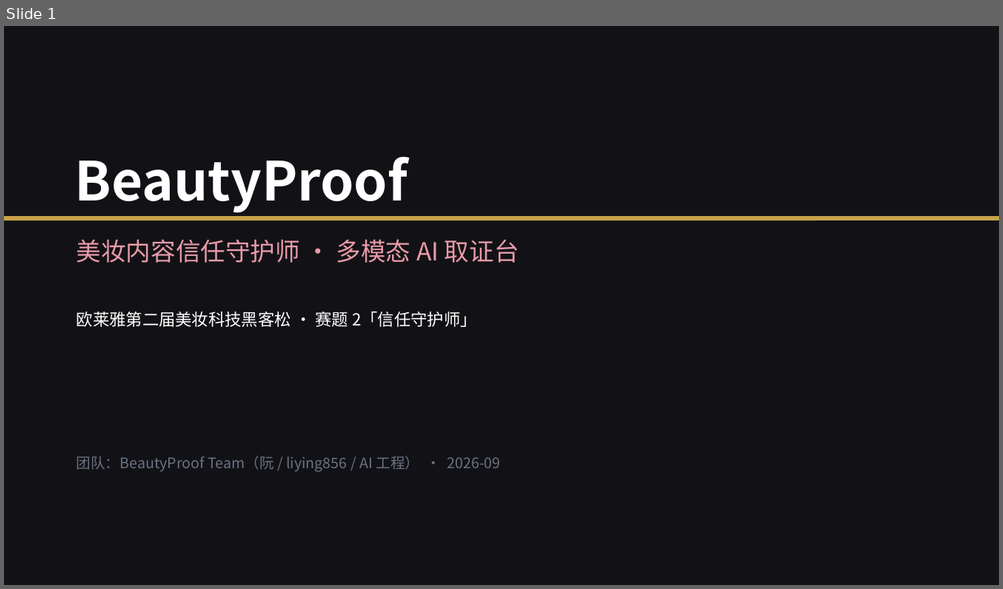
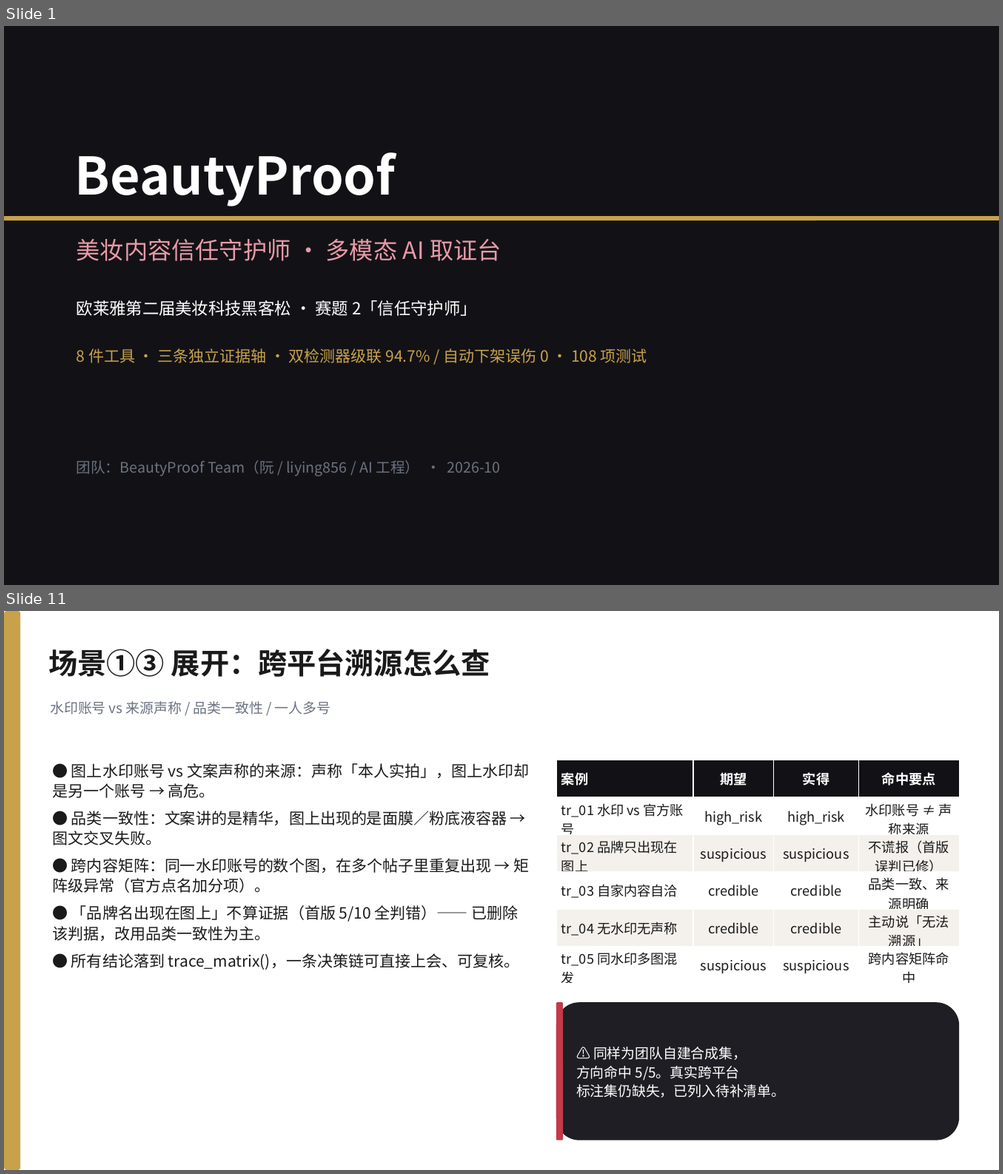
Before and after one commit to 566614/loreal-hackathon-beautyproof, a slide deck: docs/BeautyProof_答辩PPT.pptx. Shown one above the other, each under a label of ours: slide 1 before the commit, slides 1 and 11 after it; the slides between them are not shown. The pictures are 1003x589 and 1003x1174 pixels, drawn with LibreOffice and Linux fonts; fonts in the diff are those of the drawing. Boxes give left, top, right and bottom in pixels: in the first picture for what was removed or moved away, otherwise in the second. Text is boxed around its words. In the diff, an @@ line names an element or a change of style, - is before the commit and + after.

Commit message:
冲一档收尾：20页PPT重做 + 10屏录屏页 + 5商业数字查证 + 测试包格式齐整
演示材料（初赛三交付物之两）：
- demo/video_walkthrough.html 重做为 10 屏，主线从「八工具平铺」改为
  「三轴互补 → 双检测器级联 → 工具消融实证」，屏内动画完成即自动步进
- docs/演示视频脚本_v2.md：2分20秒旁白稿，附 5+5 评审埋点对照与录制贴士
- tools/make_defense_pptx.py 重写：15 页 → 20 页，补频域/级联/消融/评论/溯源/
  法条引擎/v5v7负面结果归档/诚实边界；5+5 自评改真实值 ≈41/50（原 43-47 虚高）
- tools/make_submit_dataset.py：纯视觉样本也必带 文案.txt（显式声明无配文，
  不伪造配文），测试包 7/7 格式齐整（原先 4 个样本缺文案文件）

商业数字自行查证（原 5 个数字空白，等阮给）：
- results/commercial_numbers.json + docs/商业数字调研_2026-10-02.md
- N1 全渠道交易额 11042.45 亿/年（确证·官方）；N2 营销盘子 ≈5521 亿/年
  （费率 50% 为五家上市公司 2025 年报实测）；N3 违规损失 0.4-6 亿/年（估算）
- N4 单案 20万-100万、严重 100万-200万（广告法55条原文 + 杭州讯犹 17.55 万实测）
- N5 TAM 6-9 亿 / SAM 5-15 亿 / SOM 0.3-1.5 亿（双路径交叉 + 敏感性）
- 每项带 source_url、置信度分级（确证-官方/确证-第三方/估算）与 QA 话术

验证：pytest 114 passed（新增 tests/test_submit_dataset.py 6 项，钉死提交包格式回归）
PPT 20 页重建、0 处溢出；测试包 7/7 格式校验通过。

```diff
--- a/docs/BeautyProof_答辩PPT.pptx
+++ b/docs/BeautyProof_答辩PPT.pptx
@@ slide 11 added at box(4, 611, 999, 1170), background #FFFFFF @@
@@ rounded rectangle added at box(4, 611, 20, 1170), fill #C8A24B @@
@@ text added at box(48, 649, 490, 677), 28 pt, text #1A1A1A, bold @@
+场景①③ 展开：跨平台溯源怎么查
@@ text added at box(50, 701, 330, 715), 13.5 pt, text #6B7280 @@
+水印账号 vs 来源声称 / 品类一致性 / 一人多号
@@ text added at box(52, 763, 529, 970), 15 pt, text #1A1A1A @@
+● 图上水印账号 vs 文案声称的来源：声称「本人实拍」，图上水印却是另一个账号 → 高危。
+● 品类一致性：文案讲的是精华，图上出现的是面膜／粉底液容器 → 图文交叉失败。
+● 跨内容矩阵：同一水印账号的数个图，在多个帖子里重复出现 → 矩阵级异常（官方点名加分项）。
+● 「品牌名出现在图上」不算证据（首版 5/10 全判错）—— 已删除该判据，改用品类一致性为主。
+● 所有结论落到 trace_matrix()，一条决策链可直接上会、可复核。
@@ table added at box(556, 760, 959, 986), 6 rows, 4 columns @@
+案例 | 期望 | 实得 | 命中要点
+tr_01 水印 vs 官方账号 | high_risk | high_risk | 水印账号 ≠ 声称来源
+tr_02 品牌只出现在图上 | suspicious | suspicious | 不谎报（首版误判已修）
+tr_03 自家内容自洽 | credible | credible | 品类一致、来源明确
+tr_04 无水印无声称 | credible | credible | 主动说「无法溯源」
+tr_05 同水印多图混发 | suspicious | suspicious | 跨内容矩阵命中
@@ rounded rectangle added at box(556, 1002, 959, 1141), fill #1E1E24 @@
@@ rounded rectangle added at box(556, 1002, 563, 1141), fill #C4394B @@
@@ text added at box(576, 1047, 785, 1098), 13.5 pt, text #FFFFFF @@
+⚠️ 同样为团队自建合成集，
+方向命中 5/5。真实跨平台
+标注集仍缺失，已列入待补清单。
@@ slide 1 changed as well @@
@@ text "BeautyProof" at box(75, 153, 395, 207): size 52 to 50 pt @@
@@ text "美妆内容信任守护师 · 多模态 AI 取证台" at box(77, 239, 501, 261): size 24 to 23 pt @@
@@ text "欧莱雅第二届美妆科技黑客松 · 赛题 2「信任守护师」": place and size @@
-text "欧莱雅第二届美妆科技黑客松 · 赛题 2「信任守护师」" at box(77, 312, 477, 327)
+text "欧莱雅第二届美妆科技黑客松 · 赛题 2「信任守护师」" at box(77, 301, 477, 316)
@@ text added at box(77, 349, 647, 363), 15 pt, text #C8A24B @@
+8 件工具 · 三条独立证据轴 · 双检测器级联 94.7% / 自动下架误伤 0 · 108 项测试
@@ text at box(77, 460, 501, 477): text changed @@
-团队：BeautyProof Team（阮 / liying856 / AI 工程） · 2026-09
+团队：BeautyProof Team（阮 / liying856 / AI 工程） · 2026-10
```
Also in this commit, not shown: 6 other slides changed, 12 other slides added, 8 slides removed, 9 other files.
